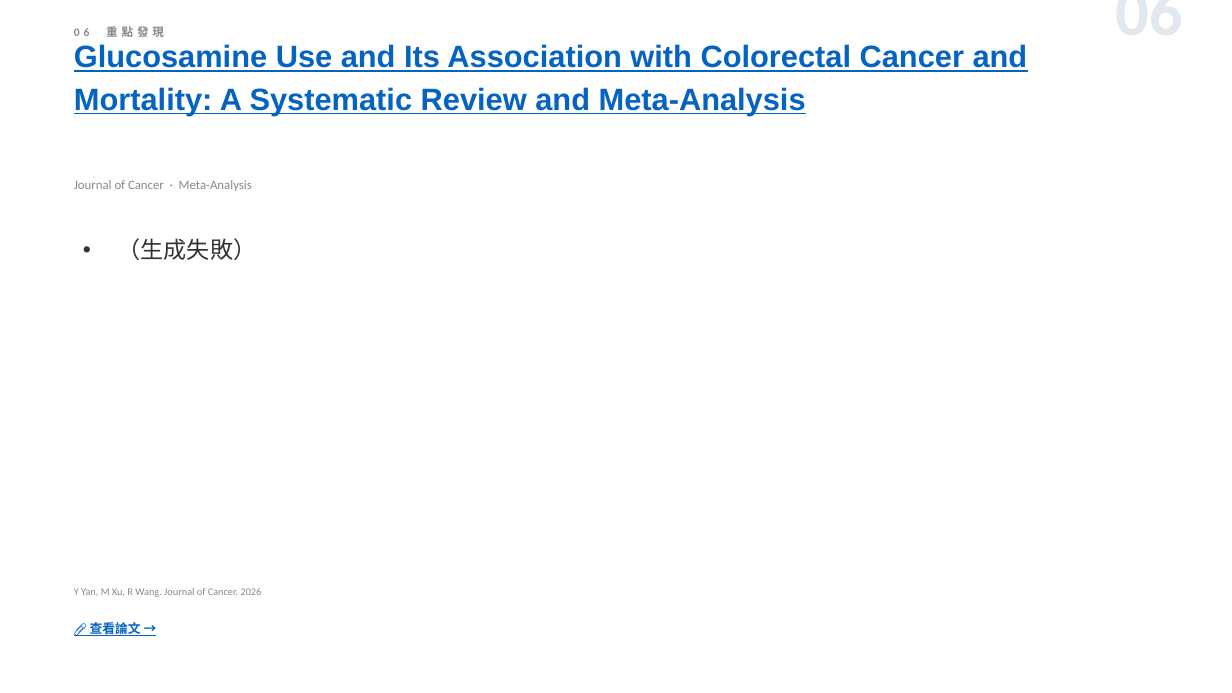
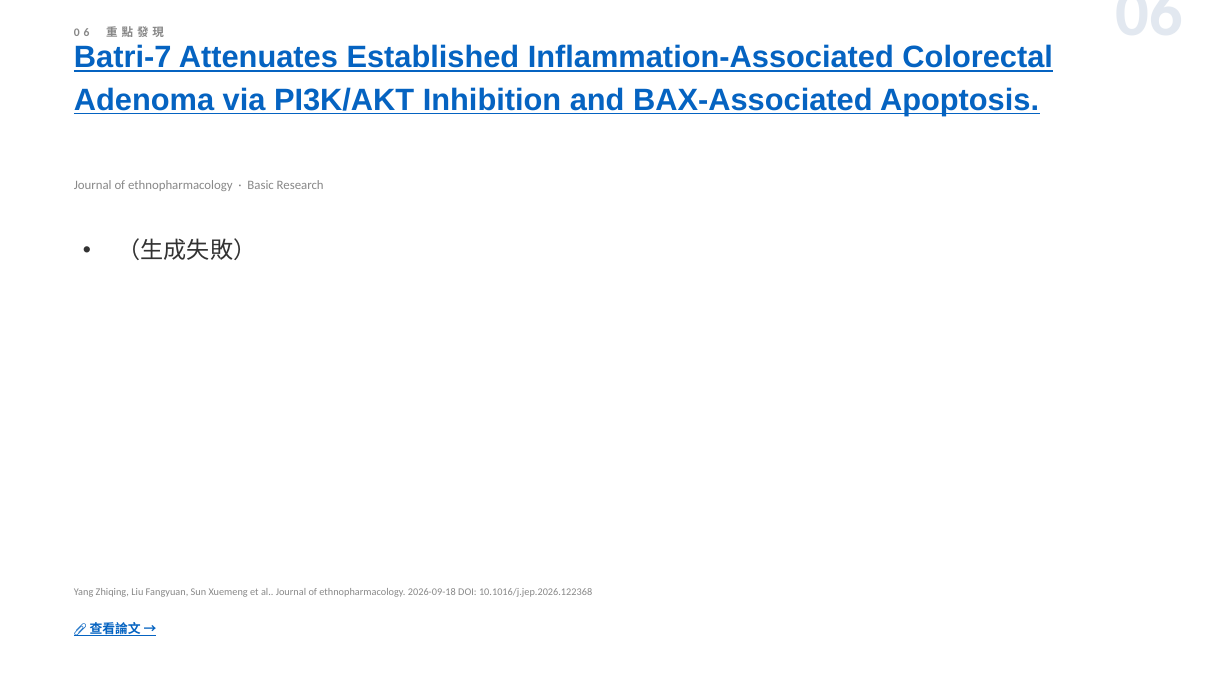
Before and after one commit to jejenhu-maker/colorectal-weekly-digest, a slide deck: slide 8 of docs/digest-zh.pptx. Drawn at 1232x693 pixels with LibreOffice and Linux fonts; fonts in the diff are those of the drawing. Boxes give left, top, right and bottom in pixels: in the first picture for what was removed or moved away, otherwise in the second. Text is boxed around its words. In the diff, an @@ line names an element or a change of style, - is before the commit and + after.

```diff
--- a/docs/digest-zh.pptx
+++ b/docs/digest-zh.pptx
@@ text at (74,44,1053,115): text changed @@
-Glucosamine Use and Its Association with Colorectal Cancer and Mortality: A Systematic Review and Meta-Analysis
+Batri-7 Attenuates Established Inflammation-Associated Colorectal Adenoma via PI3K/AKT Inhibition and BAX-Associated Apoptosis.
@@ text at (74,180,324,191): text changed @@
-Journal of Cancer · Meta-Analysis
+Journal of ethnopharmacology · Basic Research
@@ text at (74,588,592,597): text changed @@
-Y Yan, M Xu, R Wang. Journal of Cancer. 2026
+Yang Zhiqing, Liu Fangyuan, Sun Xuemeng et al.. Journal of ethnopharmacology. 2026-09-18 DOI: 10.1016/j.jep.2026.122368
```
Also in this commit, not shown: 10 other slides changed, 1 slide added, 1 slide removed, 2 other files.
